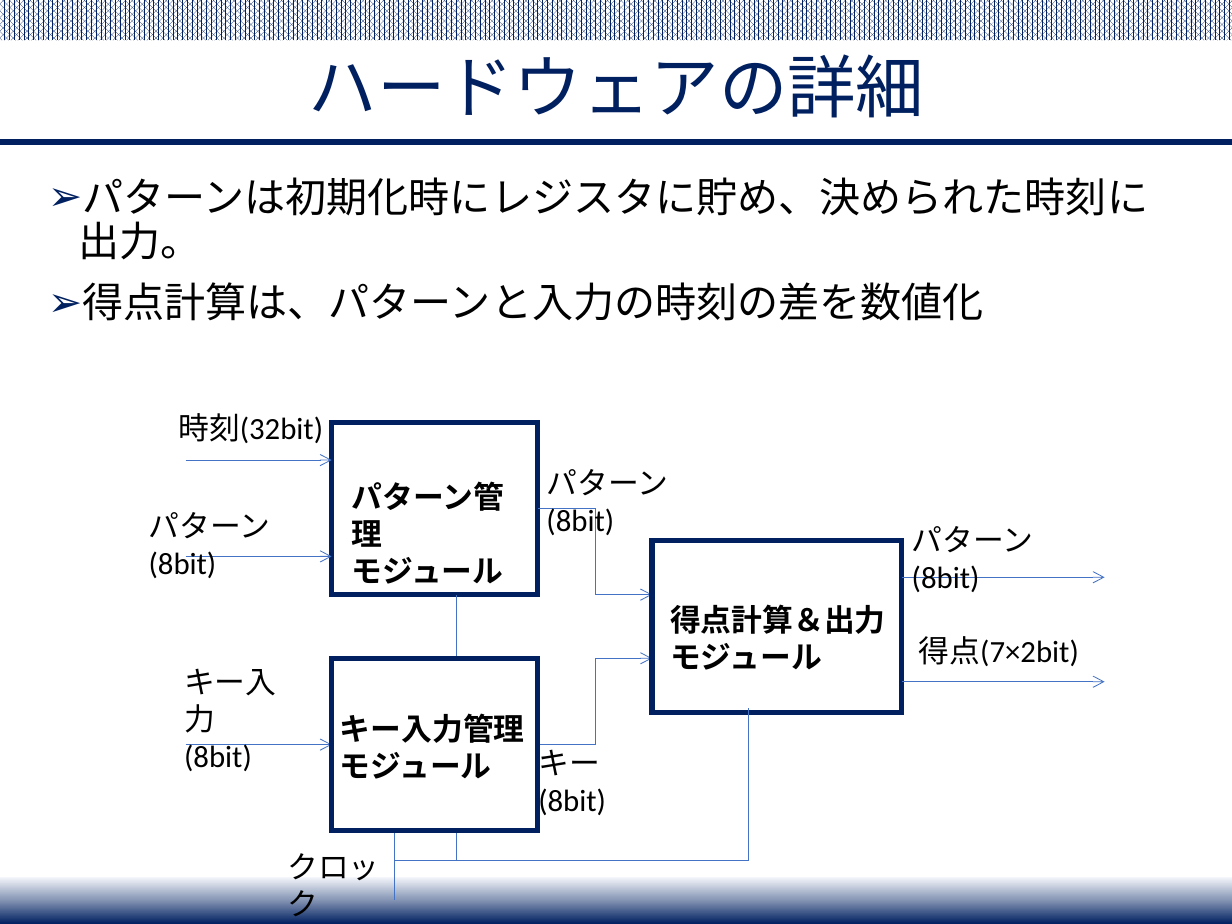
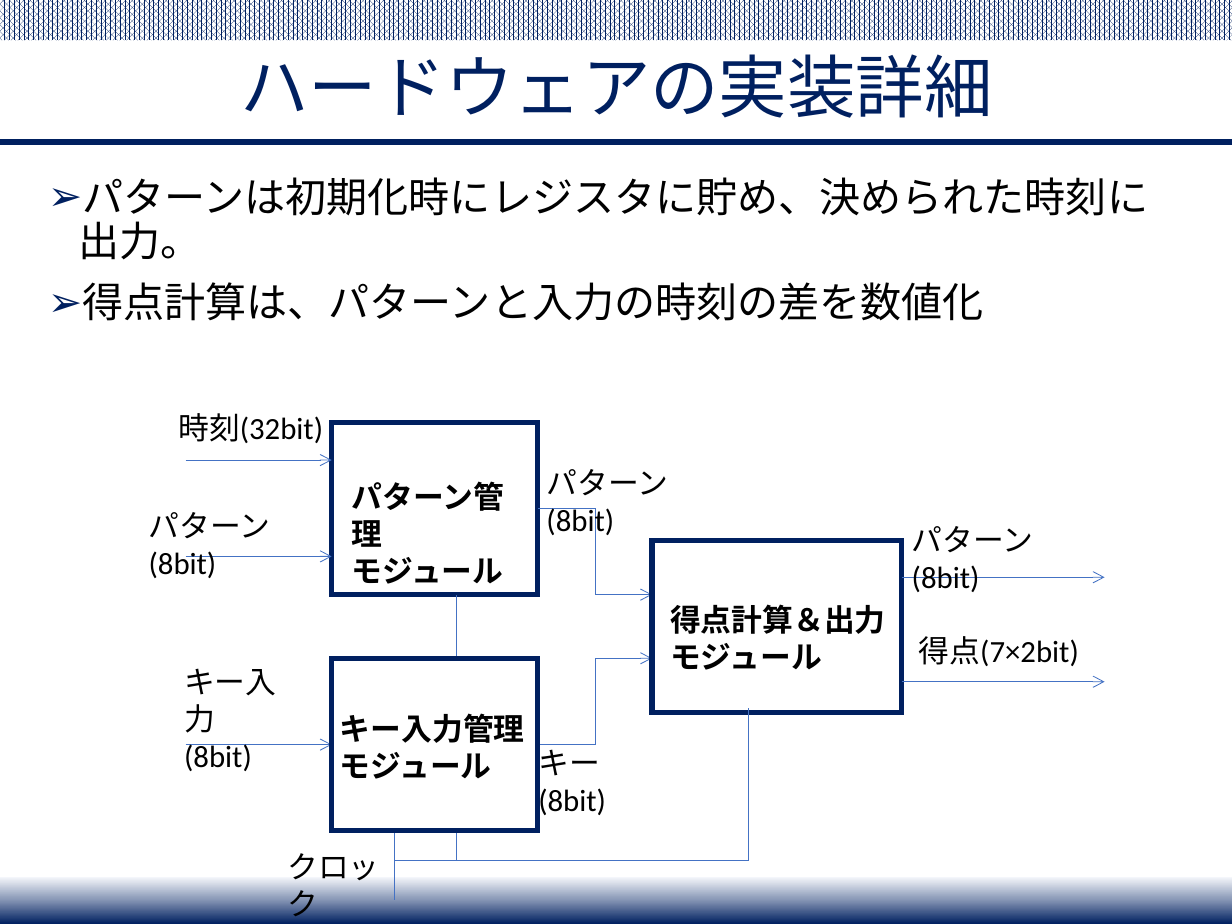
Before and after one commit to Yuchan4342/iot-system-project, a slide deck: slide 5 of presentation/IoT_project_final_presentation.pptx. Drawn at 1232x924 pixels with LibreOffice and Linux fonts; fonts in the diff are those of the drawing. Boxes give left, top, right and bottom in pixels: in the first picture for what was removed or moved away, otherwise in the second. Text is boxed around its words. In the diff, an @@ line names an element or a change of style, - is before the commit and + after.

```diff
--- a/presentation/IoT_project_final_presentation.pptx
+++ b/presentation/IoT_project_final_presentation.pptx
@@ title at bbox=[240, 54, 992, 118]: text changed @@
-ハードウェアの詳細
+ハードウェアの実装詳細
```
Also in this commit, not shown: 3 other slides changed, 1 slide added.
